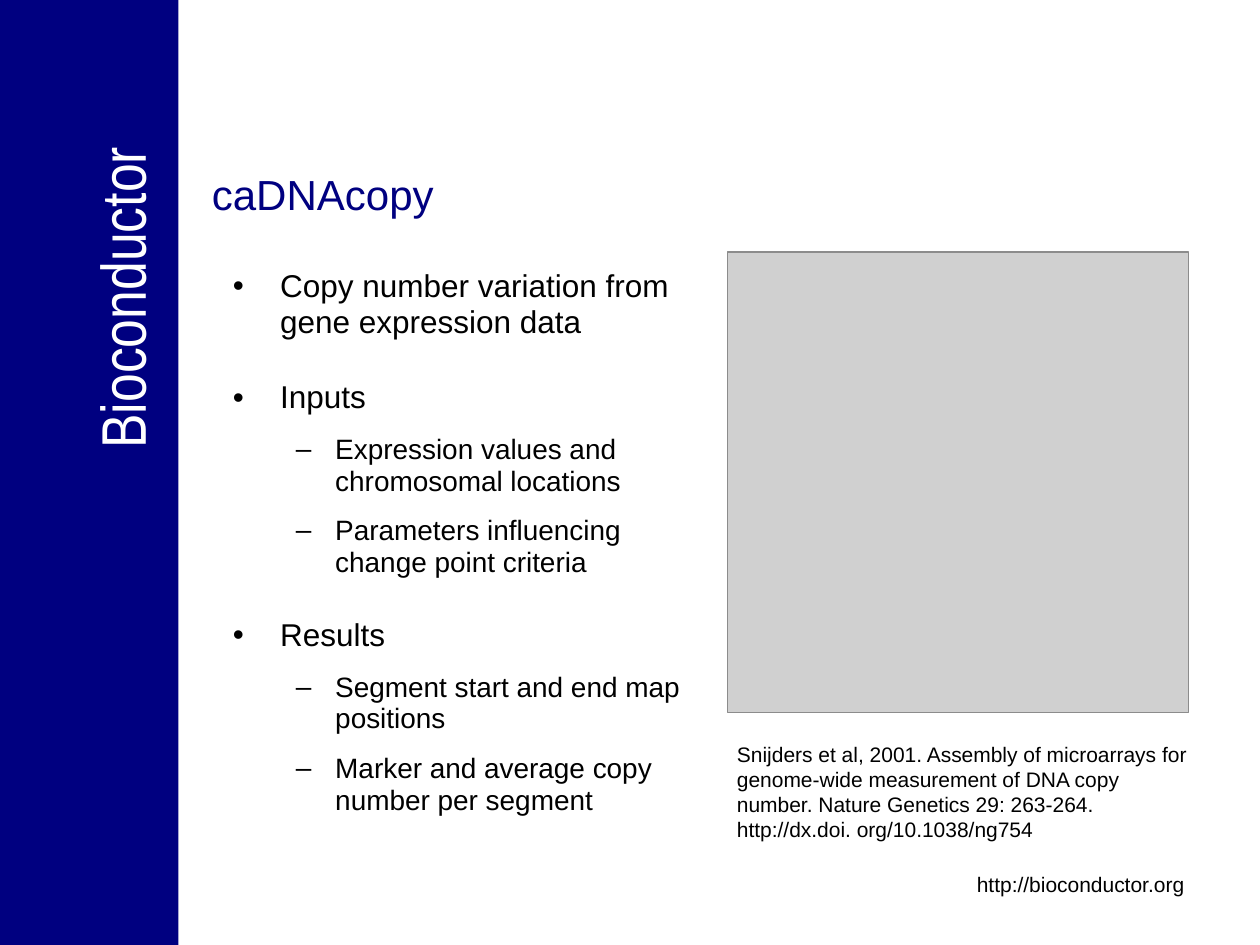
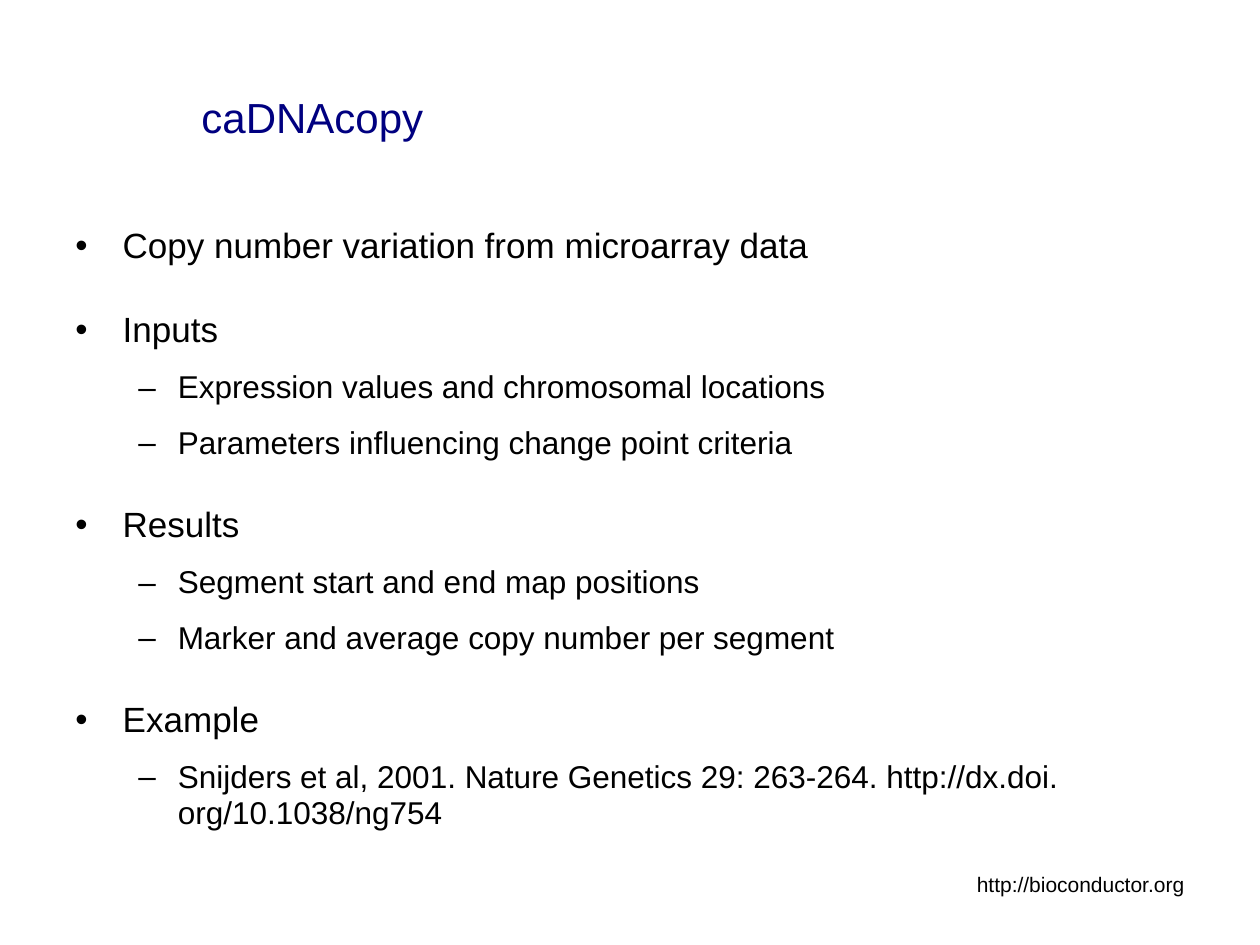
Before and after one commit to NCIP/bioconductor_v1, a slide deck: slide 6 of trunk/bioconductor/Presentations/caBIG_Annual_Meeting_2007_Tech_Demo.ppt (slide 4 before the commit). Drawn at 1260x945 pixels with LibreOffice and Linux fonts; fonts in the diff are those of the drawing; grey boxes stand for pictures; background and template pictures are left out. Boxes give left, top, right and bottom in pixels: in the first picture for what was removed or moved away, otherwise in the second. Text is boxed around its words. In the diff, an @@ line names an element or a change of style, - is before the commit and + after.

```diff
--- a/trunk/bioconductor/Presentations/caBIG_Annual_Meeting_2007_Tech_Demo.ppt
+++ b/trunk/bioconductor/Presentations/caBIG_Annual_Meeting_2007_Tech_Demo.ppt
@@ rectangle removed at (0, 0, 179, 945) @@
@@ title "caDNAcopy": place and size @@
-title "caDNAcopy" at (212, 181, 434, 218)
+title "caDNAcopy" at (201, 104, 423, 141)
@@ title "caDNAcopy" at (201, 104, 423, 141): vertical alignment top to middle @@
@@ text removed at (88, 177, 159, 438) @@
-Bioconductor
@@ text "Copy number variation from microarray ...": place and size @@
-text "Copy number variation from microarray ..." at (280, 274, 679, 815)
+text "Copy number variation from microarray ..." at (123, 232, 1057, 830)
@@ text at (123, 232, 808, 265): text changed; size 18 to 20 pt @@
-• Copy number variation from gene expression data
+• Copy number variation from microarray data
@@ picture removed at (728, 252, 1189, 713) @@
@@ text at (123, 318, 834, 655): size 18 to 20 pt in "Inputs", "Results"; size 16 to 18 pt in "Expression values and chromosomal locations", "Parameters influencing change point criteria", "Segment start and end map positions", "Marker and average copy number per segment"; more space between paragraphs @@
@@ text at (123, 706, 1057, 830): paragraphs added @@
+• Example
+  – Snijders et al, 2001. Nature Genetics 29: 263-264. http://dx.doi. org/10.1038/ng754
@@ text removed at (737, 746, 1186, 842) @@
-Snijders et al, 2001. Assembly of microarrays for genome-wide measurement of DNA copy number. Nature Genetics 29: 263-264. http://dx.doi. org/10.1038/ng754
```
Also in this commit, not shown: 18 other slides changed, 21 slides added, 10 slides removed.
